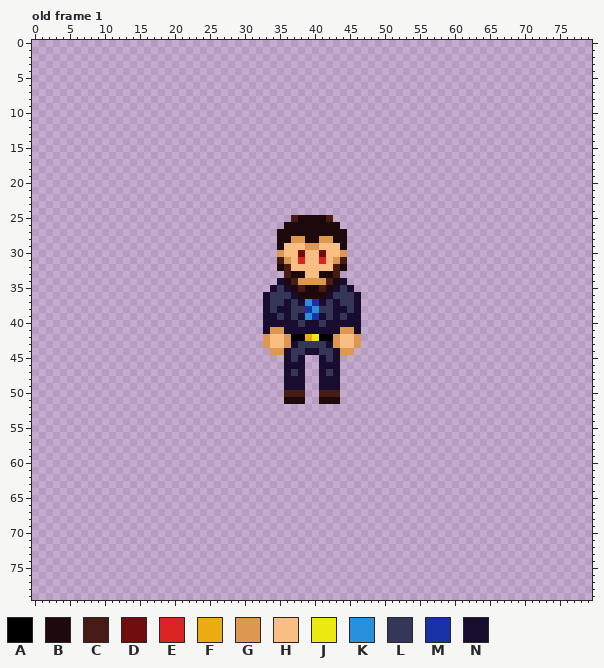
One commit to this pixel-art file: DetentionProject/Aseprite/Bosses/Director.aseprite. This is how it looked before the edit.
80x80 pixels, 5 frames. Shown: old frame 1. The commit also changed other frames, which this record leaves out.
Visible layers, top first: "hands", "Cravat", "head", "body", "Asa".
Palette (. is transparent): A #000000  B #1e090d  C #461c14  D #720d0d  E #da2424  F #ecab11  G #de9751  H #fbbe82  J #ece910  K #2890dc  L #353658  M #1831a7  N #180d2f
Pixels before, old frame 1 (only the part around the change), first column x 28:
15 ...........................
16 ...........................
17 ...........................
18 ...........................
19 ...........................
20 ...........................
21 ...........................
22 ...........................
23 ...........................
24 ...........................
25 .........CBBBBC............
26 ........BBBBBBBB...........
27 .......BBBBBBBBBB..........
28 .......BBGGBBGGBB..........
29 .......BHHHGGHHHB..........
30 .......GHHDHHDHHG..........
31 .......CGHEHHEHGC..........
32 .......BCHHHHHHCB..........
33 ........CBBHHBBC...........
34 .......NBCGGGGCBN..........
35 ......NLNBCBBCBNLN.........
36 .....NLLLNBBBBNLLLN........
37 .....NLLNLNKMNLNLLN........
38 .....NLNNLLMKLLNNLN........
39 .....NNLNLNKMNLNLNN........
40 .....NNNNNLNNLNNNNN........
41 .....NGGNNNNNNNNGGN........
42 .....GHHGAAFJAAGHHG........
43 .....GHHGNLLLLNGHHG........
44 ......GGNLLNNLLNGG.........
45 ........NLN..NLN...........
46 ........NNN..NNN...........
47 ........NLN..NLN...........
48 ........NNN..NNN...........
49 ........NNN..NNN...........
50 ........CCC..CCC...........
51 ........BBB..BBB...........
52 ...........................
The result:
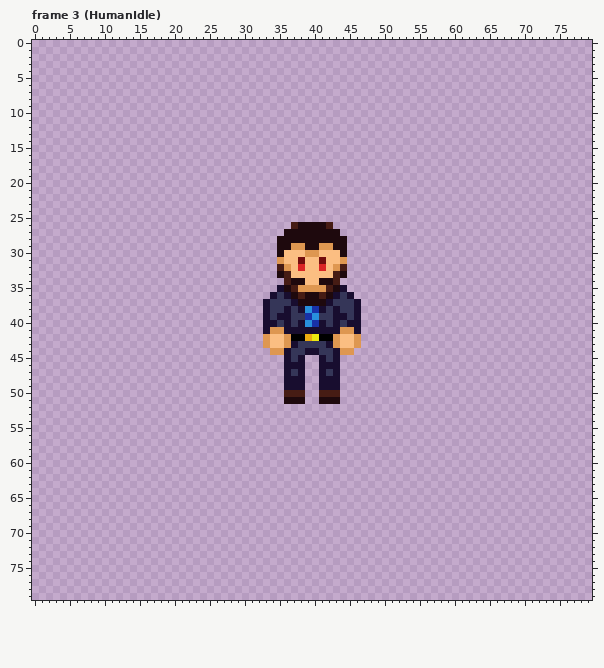
A new or re-ordered frame is compared with the old frame closest to it.
The exact change:
frames re-ordered
Changed rows in their new state; - is an unchanged pixel.
Frame 3 (HumanIdle) against old frame 1, layers "head", "body":
first column x 33:
25 ----......----
26 ---.C----C.---
27 --.--------.--
28 ----BB--BB----
29 ---BGGBBGGB---
30 --B--HGGH--B--
31 --GH-D--D-HG--
32 --CG-E--E-GC--
33 --B-HH--HH-B--
34 --.CBBHHBBC.--
35 -.NBCGGGGCBN.-
36 .N-NBC--CBN-N.
37 ---LNBBBBNL---
38 --L--NKMN--L--
39 -LN--LMKL--NL-
40 --L-LNKMNL-L--
Boxes around the changes in both pictures, in picture pixels (x1, y1, x2, y2):
changed: (263, 215, 361, 327)
